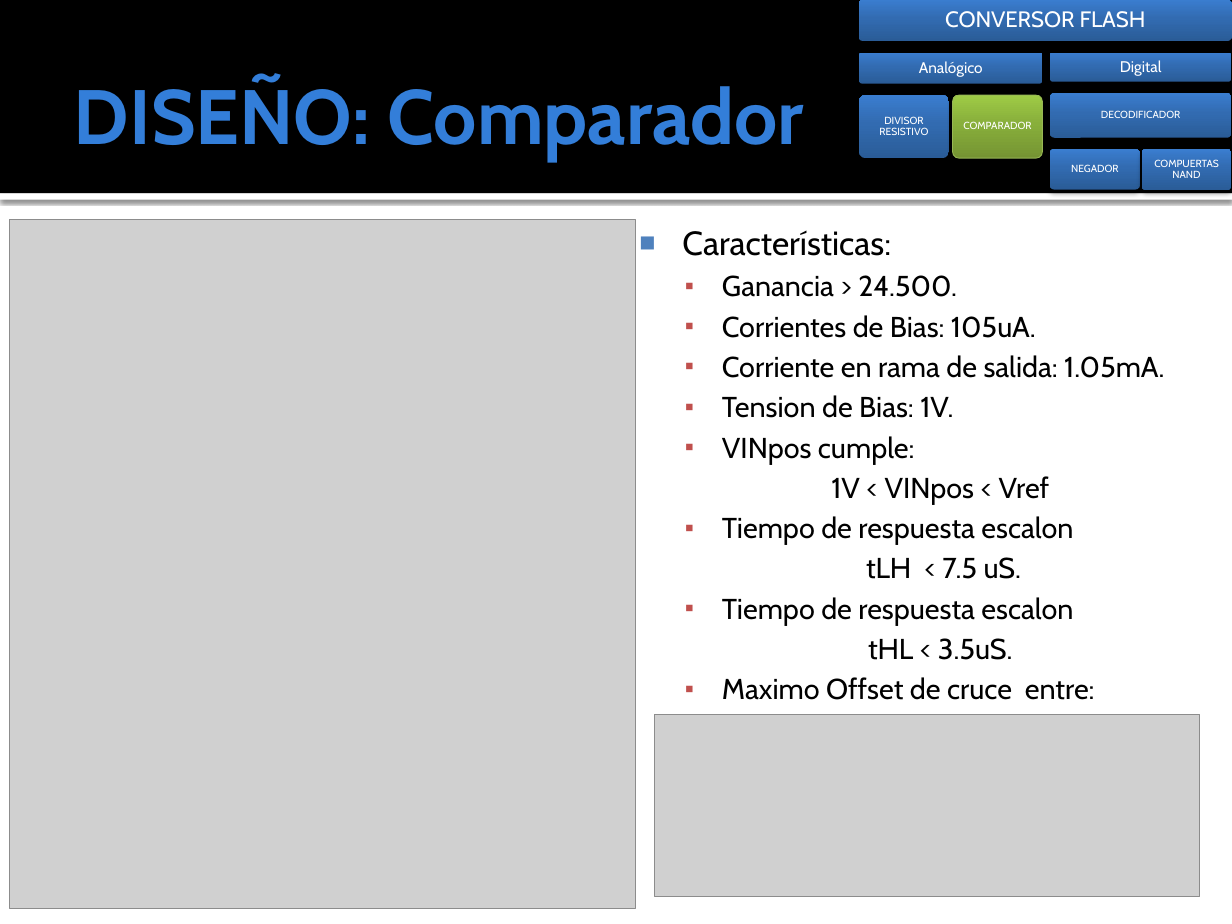
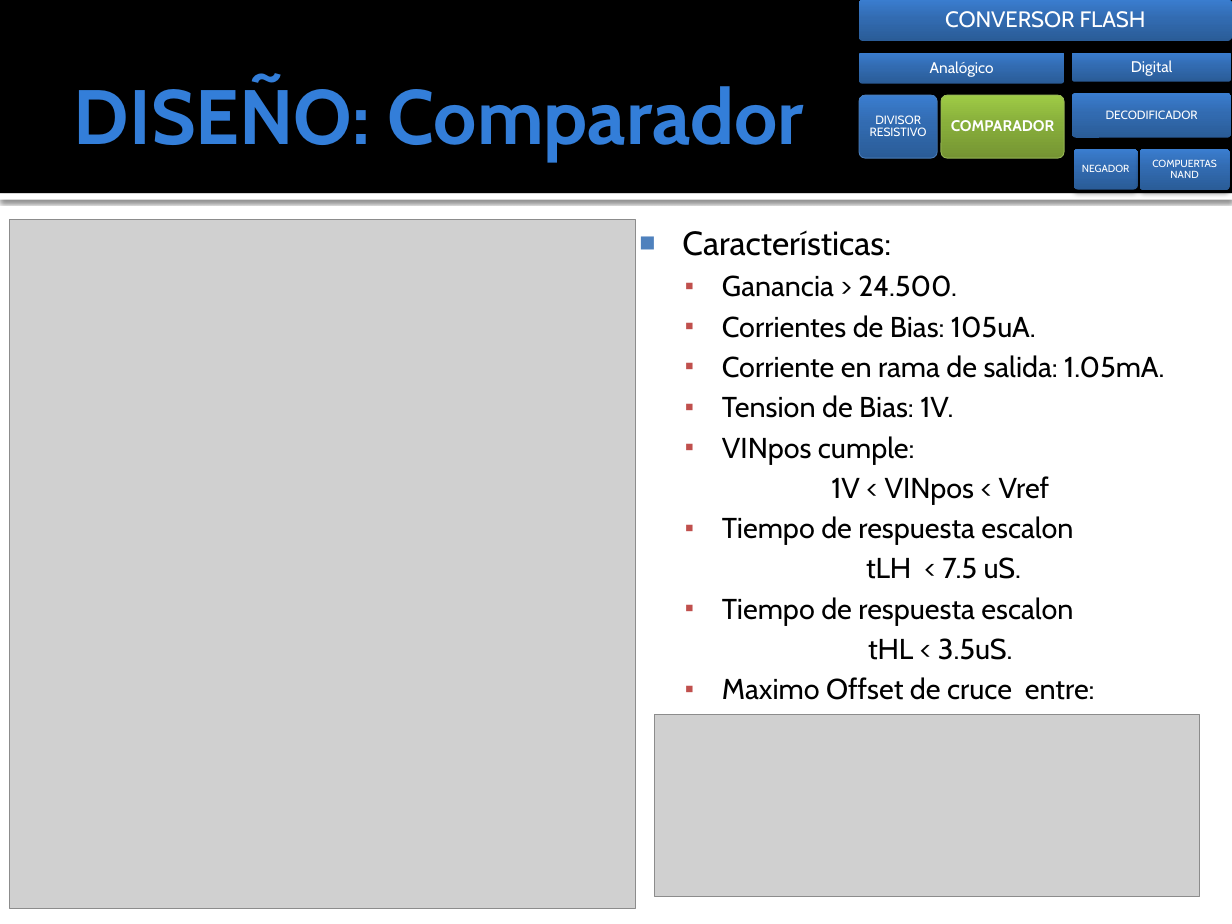
Before and after one commit to ginotkj/fiocs, a slide deck: slide 12 of Documentation/Documentacion/PRESENTACION_FABRI.pptx (slide 10 before the commit). Drawn at 1232x924 pixels with LibreOffice and Linux fonts; fonts in the diff are those of the drawing; grey boxes stand for pictures; background and template pictures are left out. Boxes give left, top, right and bottom in pixels: in the first picture for what was removed or moved away, otherwise in the second. Text is boxed around its words. In the diff, an @@ line names an element or a change of style, - is before the commit and + after.

```diff
--- a/Documentation/Documentacion/PRESENTACION_FABRI.pptx
+++ b/Documentation/Documentacion/PRESENTACION_FABRI.pptx
@@ text "Analógico": place and size @@
-text "Analógico" at [919,61,983,77]
+text "Analógico" at [930,61,994,77]
@@ rounded rectangle: place and size @@
-rounded rectangle at [859,53,1042,84]
+rounded rectangle at [859,53,1063,84]
@@ text "Digital": place and size @@
-text "Digital" at [1120,60,1162,76]
+text "Digital" at [1131,60,1173,76]
@@ rounded rectangle: place and size @@
-rounded rectangle at [1050,53,1231,83]
+rounded rectangle at [1072,53,1232,83]
@@ text "DIVISOR RESISTIVO" at [870,115,927,136]: size 6 to 7 pt @@
@@ rounded rectangle: place and size @@
-rounded rectangle at [859,95,949,158]
+rounded rectangle at [859,95,936,158]
@@ rounded rectangle at [859,95,936,158]: outline none to #4B7EBC 0.5 pt @@
@@ text "COMPARADOR": place and size @@
-text "COMPARADOR" at [963,121,1031,129]
+text "COMPARADOR" at [951,120,1055,131]
@@ text "COMPARADOR" at [951,120,1055,131]: size 6 to 9 pt, bold on; more space between paragraphs @@
@@ rounded rectangle: place and size @@
-rounded rectangle at [952,95,1042,158]
+rounded rectangle at [941,95,1064,158]
@@ text "DECODIFICADOR" at [1106,110,1198,119]: size 6 to 7 pt @@
@@ rounded rectangle: place and size @@
-rounded rectangle at [1050,94,1231,138]
+rounded rectangle at [1072,94,1232,138]
@@ text "NEGADOR": place and size @@
-text "NEGADOR" at [1071,164,1119,172]
+text "NEGADOR" at [1082,164,1130,172]
@@ rounded rectangle: place and size @@
-rounded rectangle at [1050,149,1140,190]
+rounded rectangle at [1073,149,1137,190]
```
Also in this commit, not shown: 4 other slides changed, 4 slides added, 1 slide removed, 1 other file.
